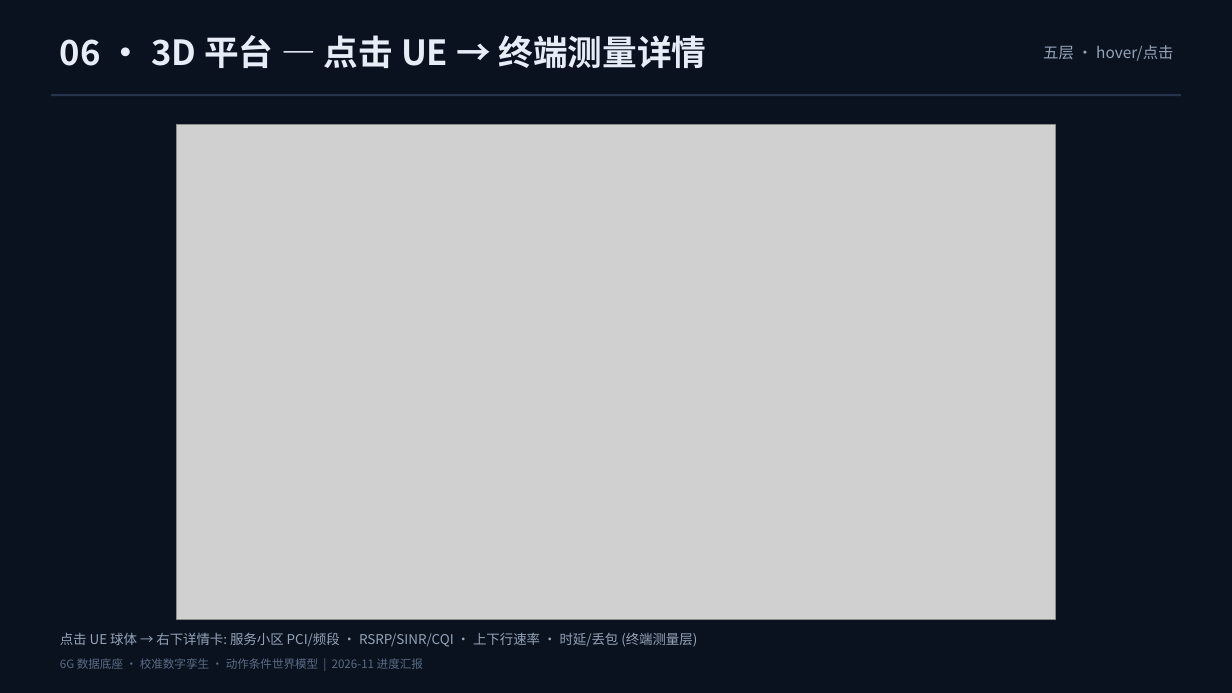
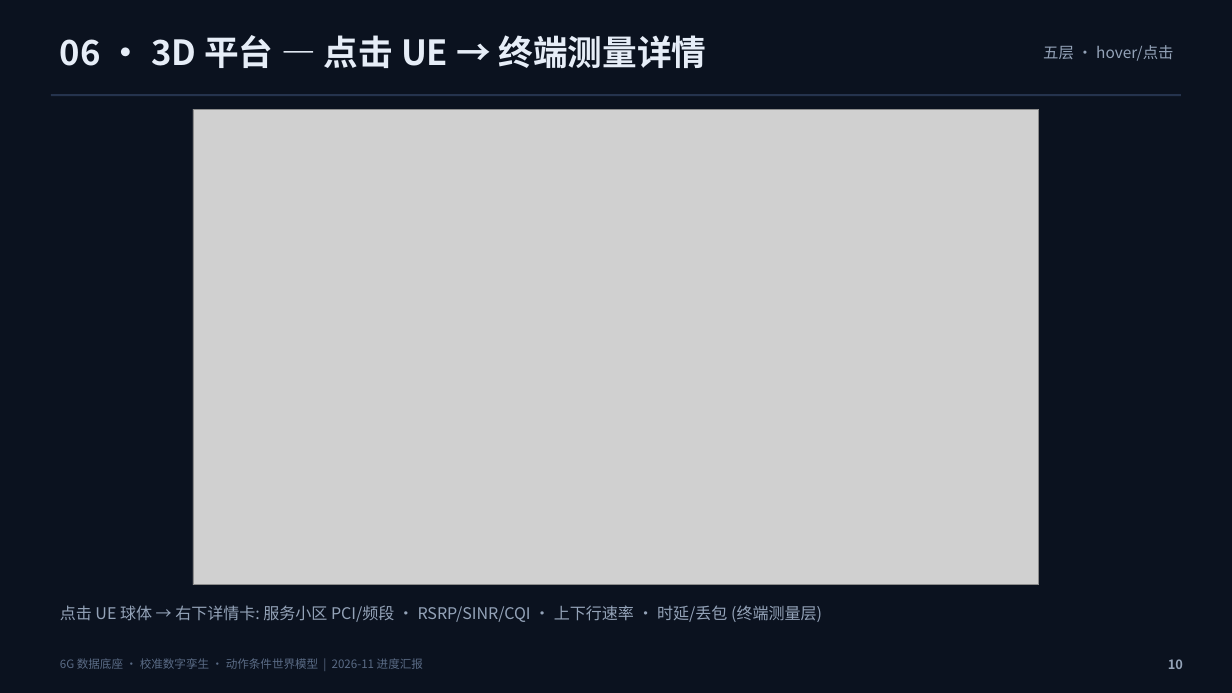
Before and after one commit to xuda1979/world-model, a slide deck: slide 10 of world6g/docs/world6g_progress.pptx. Drawn at 1232x693 pixels with LibreOffice and Linux fonts; fonts in the diff are those of the drawing; grey boxes stand for pictures. Boxes give left, top, right and bottom in pixels: in the first picture for what was removed or moved away, otherwise in the second. Text is boxed around its words. In the diff, an @@ line names an element or a change of style, - is before the commit and + after.

```diff
--- a/world6g/docs/world6g_progress.pptx
+++ b/world6g/docs/world6g_progress.pptx
@@ picture: place and size @@
-picture at (177, 125, 1055, 619)
+picture at (193, 109, 1040, 585)
@@ text "点击 UE 球体 → 右下详情卡: ...": place and size @@
-text "点击 UE 球体 → 右下详情卡: ..." at (60, 632, 697, 647)
+text "点击 UE 球体 → 右下详情卡: ..." at (60, 605, 822, 622)
@@ text "点击 UE 球体 → 右下详情卡: ..." at (60, 605, 822, 622): size 10.5 to 12.5 pt @@
@@ text added at (1168, 659, 1183, 669), 10 pt, text #94A3B8, bold @@
+10
```
Also in this commit, not shown: 18 other slides changed, 1 slide added, 1 slide removed, 18 other files.
